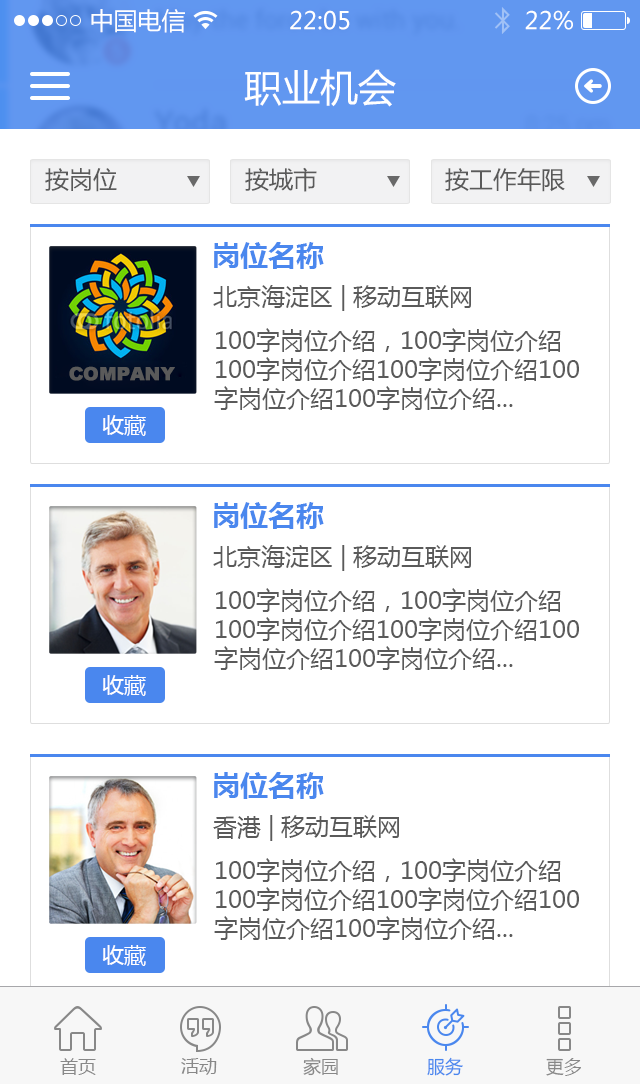
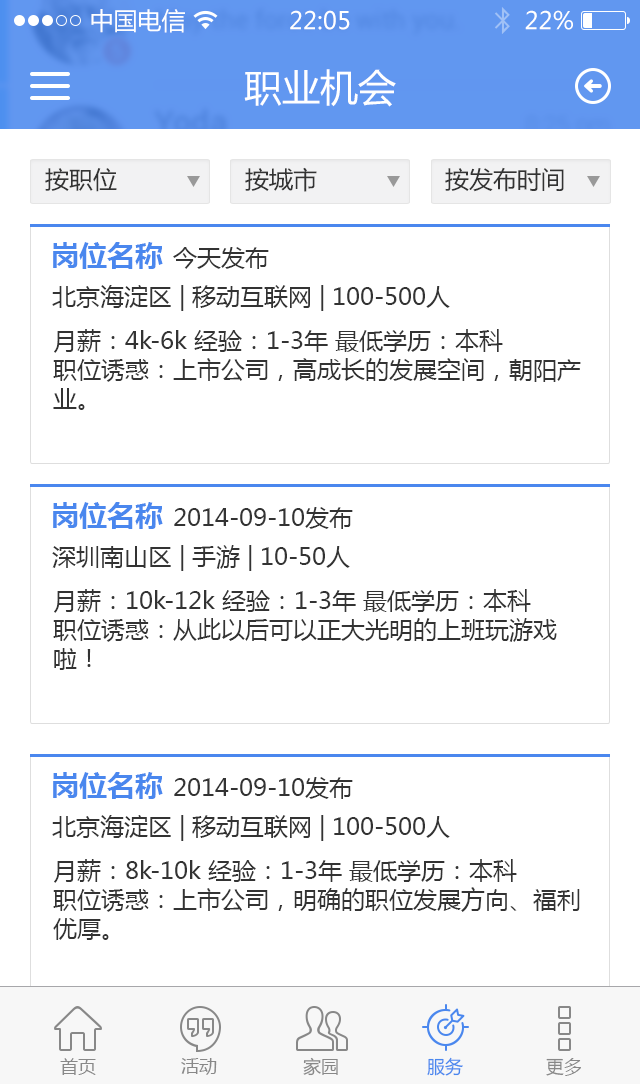
Layer changes from the first 640 × 1084 image to the second:
removed group "img" (1st of 3, in "content" › "项目3" › "内容") (2 layers) from group "内容" over [49, 773, 210, 954]
removed layer "图层 3" from group "img" over [49, 773, 210, 954]
removed layer "圆角矩形" (1st of 4, in "content" › "项目3" › "内容" › "img") from group "img" over [49, 776, 197, 924]
renamed "香港 | 移动互联网" to "北京海淀区 | 移动互联网 | 100-500人", painted on it over [52, 815, 450, 841]
renamed "100字岗位介绍，100字岗位介绍100字岗位介绍100字岗位介绍100字岗位介绍100字岗位介绍..." to "月薪：8k-10k 经验：1-3年 最低学历：本科 职位诱惑：上市公司，明确的职位发展方向、福利优厚。", painted on it over [53, 858, 580, 940]
renamed "岗位名称" to "2014-09-10发布", painted on it over [174, 772, 353, 799]
removed group "img" (2nd of 3, in "content" › "项目2" › "内容") (2 layers) from group "内容" over [49, 505, 199, 669]
removed layer "图层 2" from group "img" over [49, 505, 199, 669]
removed layer "圆角矩形" (2nd of 4, in "content" › "项目2" › "内容" › "img") from group "img" over [49, 506, 197, 654]
renamed "北京海淀区 | 移动互联网" to "深圳南山区 | 手游 | 10-50人", painted on it over [52, 545, 471, 571]
renamed "100字岗位介绍，100字岗位介绍100字岗位介绍100字岗位介绍100字岗位介绍100字岗位介绍..." to "月薪：10k-12k 经验：1-3年 最低学历：本科 职位诱惑：从此以后可以正大光明的上班玩游戏啦！", painted on it over [53, 588, 579, 670]
removed group "img" (3rd of 3, in "content" › "项目1" › "内容") (2 layers) from group "内容" over [49, 242, 201, 403]
removed layer "company" from group "img" over [49, 242, 201, 403]
removed layer "圆角矩形" (3rd of 4, in "content" › "项目1" › "内容" › "img") from group "img" over [49, 246, 197, 394]
added layer "北京海淀区 | 移动互联网 | 100-500人" (2nd of 2, in "content" › "项目1" › "内容") in group "内容" over [52, 285, 450, 311]
renamed "100字岗位介绍，100字岗位介绍100字岗位介绍100字岗位介绍100字岗位介绍100字岗位介绍..." to "月薪：4k-6k 经验：1-3年 最低学历：本科 职位诱惑：上市公司，高成长的发展空间，朝阳产业。", moved it above "岗位名称 副本", painted on it over [53, 328, 581, 410]
renamed "北京海淀区 | 移动互联网 副本" to "今天发布", painted on it over [173, 247, 471, 311]
…and 17 more changes (3 added, 7 painted, 7 removed, 3 renamed)
